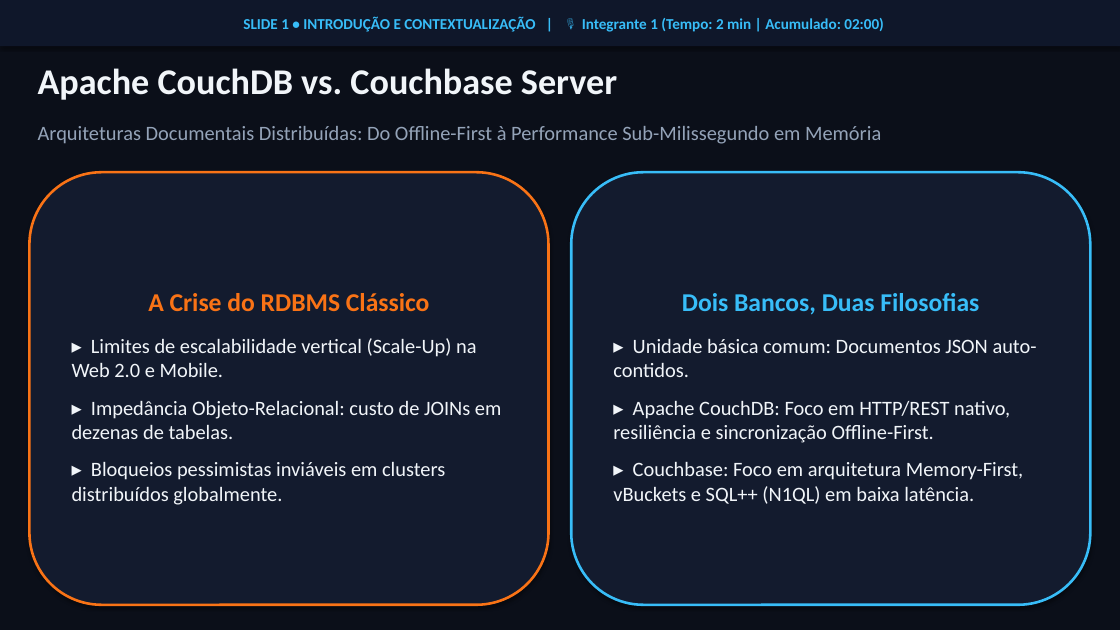
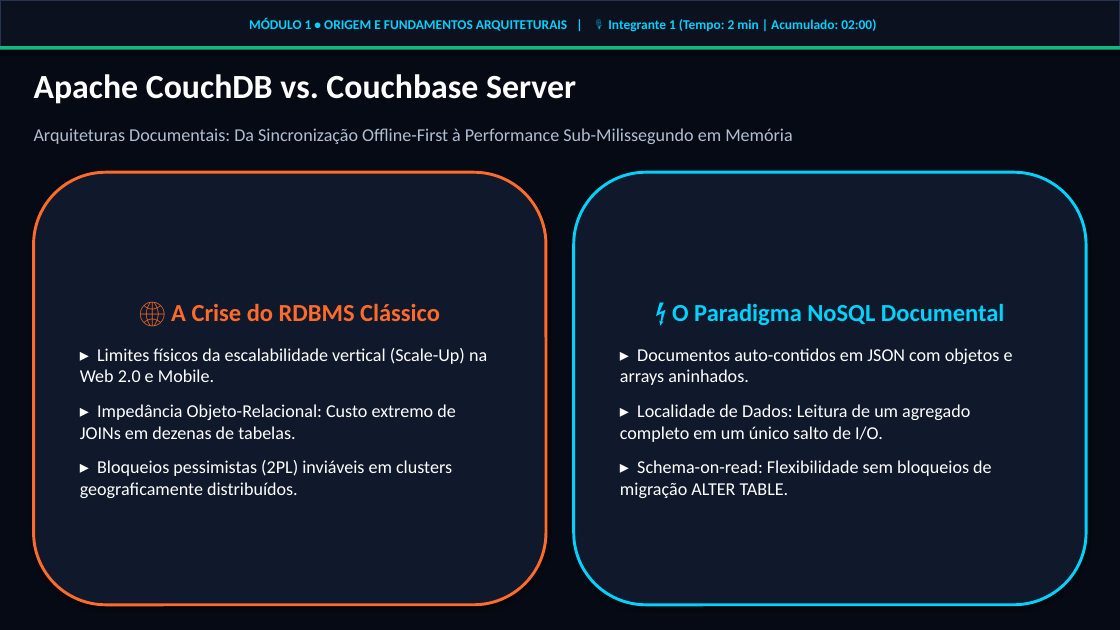
Before and after one commit to PHLopesvc07/ApresentacaoBD, a slide deck: slide 1 of Apresentacao_CouchDB_vs_Couchbase.pptx. Drawn at 1120x630 pixels with LibreOffice and Linux fonts; fonts in the diff are those of the drawing. Boxes give left, top, right and bottom in pixels: in the first picture for what was removed or moved away, otherwise in the second. Text is boxed around its words. In the diff, an @@ line names an element or a change of style, - is before the commit and + after.

Commit message:
feat: adiciona PDF completo para o professor e moderniza design do PPTX com glassmorphism e cores tematicas

```diff
--- a/Apresentacao_CouchDB_vs_Couchbase.pptx
+++ b/Apresentacao_CouchDB_vs_Couchbase.pptx
@@ background #0B0F19 to #060A14 @@
@@ rectangle "MÓDULO 1 • ORIGEM E ..." at (0,0,1120,49): fill #0F172A to #0B111F; outline none to #263452 1 pt @@
@@ text in rectangle at (249,18,876,32): text changed; size 13 to 11.5 pt; text colour #38BDF8 to #00D2FF @@
-SLIDE 1 • INTRODUÇÃO E CONTEXTUALIZAÇÃO | 🎙 Integrante 1 (Tempo: 2 min | Acumulado: 02:00)
+MÓDULO 1 • ORIGEM E FUNDAMENTOS ARQUITETURAIS | 🎙 Integrante 1 (Tempo: 2 min | Acumulado: 02:00)
@@ rectangle added at (0,46,1120,50), fill #10B981 @@
@@ text "Apache CouchDB vs. Couchbase Server" at (34,74,576,104): size 31 to 29 pt, text colour #F1F5F9 to #FFFFFF @@
@@ text at (34,128,792,144): text changed; size 17.5 to 15.5 pt; text colour #94A3B8 to #B0BED2 @@
-Arquiteturas Documentais Distribuídas: Do Offline-First à Performance Sub-Milissegundo em Memória
+Arquiteturas Documentais: Da Sincronização Offline-First à Performance Sub-Milissegundo em Memória
@@ rounded rectangle "🌐 A Crise do RDBMS ...": place and size @@
-rounded rectangle "🌐 A Crise do RDBMS ..." at (29,172,549,605)
+rounded rectangle "🌐 A Crise do RDBMS ..." at (34,172,546,605)
@@ rounded rectangle "🌐 A Crise do RDBMS ..." at (34,172,546,605): fill #131B2E to #10182B; outline #F97316 2.2 pt to #FF6B2B 2.5 pt @@
@@ rounded rectangle "⚡ O Paradigma NoSQL Documental": place and size @@
-rounded rectangle "⚡ O Paradigma NoSQL Documental" at (571,172,1091,605)
+rounded rectangle "⚡ O Paradigma NoSQL Documental" at (574,172,1086,605)
@@ rounded rectangle "⚡ O Paradigma NoSQL Documental" at (574,172,1086,605): fill #131B2E to #10182B; outline #38BDF8 2.2 pt to #00D2FF 2.5 pt @@
@@ text in rounded rectangle at (80,303,487,498): text changed; size 17.5 to 15.5 pt; text colour #F1F5F9 to #FFFFFF @@
-A Crise do RDBMS Clássico
-▸ Limites de escalabilidade vertical (Scale-Up) na Web 2.0 e Mobile.
-▸ Impedância Objeto-Relacional: custo de JOINs em dezenas de tabelas.
-▸ Bloqueios pessimistas inviáveis em clusters distribuídos globalmente.
+🌐 A Crise do RDBMS Clássico
+▸ Limites físicos da escalabilidade vertical (Scale-Up) na Web 2.0 e Mobile.
+▸ Impedância Objeto-Relacional: Custo extremo de JOINs em dezenas de tabelas.
+▸ Bloqueios pessimistas (2PL) inviáveis em clusters geograficamente distribuídos.
@@ text in rounded rectangle at (620,303,1013,498): text changed; size 17.5 to 15.5 pt; text colour #F1F5F9 to #FFFFFF @@
-Dois Bancos, Duas Filosofias
-▸ Unidade básica comum: Documentos JSON auto-contidos.
-▸ Apache CouchDB: Foco em HTTP/REST nativo, resiliência e sincronização Offline-First.
-▸ Couchbase: Foco em arquitetura Memory-First, vBuckets e SQL++ (N1QL) em baixa latência.
+⚡ O Paradigma NoSQL Documental
+▸ Documentos auto-contidos em JSON com objetos e arrays aninhados.
+▸ Localidade de Dados: Leitura de um agregado completo em um único salto de I/O.
+▸ Schema-on-read: Flexibilidade sem bloqueios de migração ALTER TABLE.
```
Also in this commit, not shown: 17 other slides changed, 4 other files.
